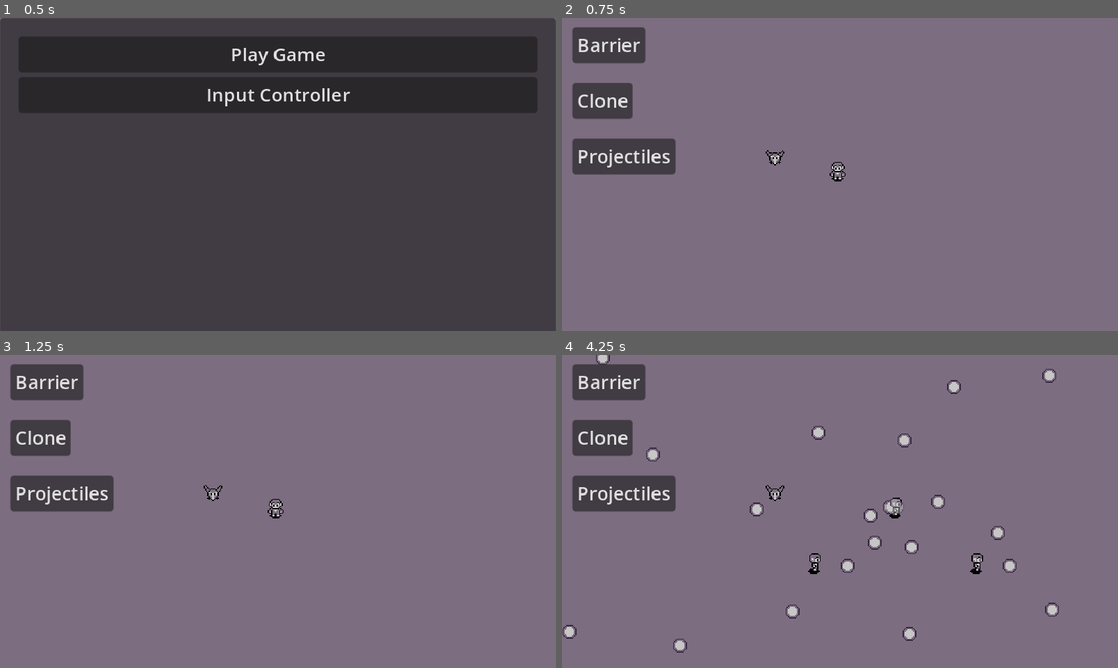
Above: before the commit, frames 1-4 (two rows, left to right).
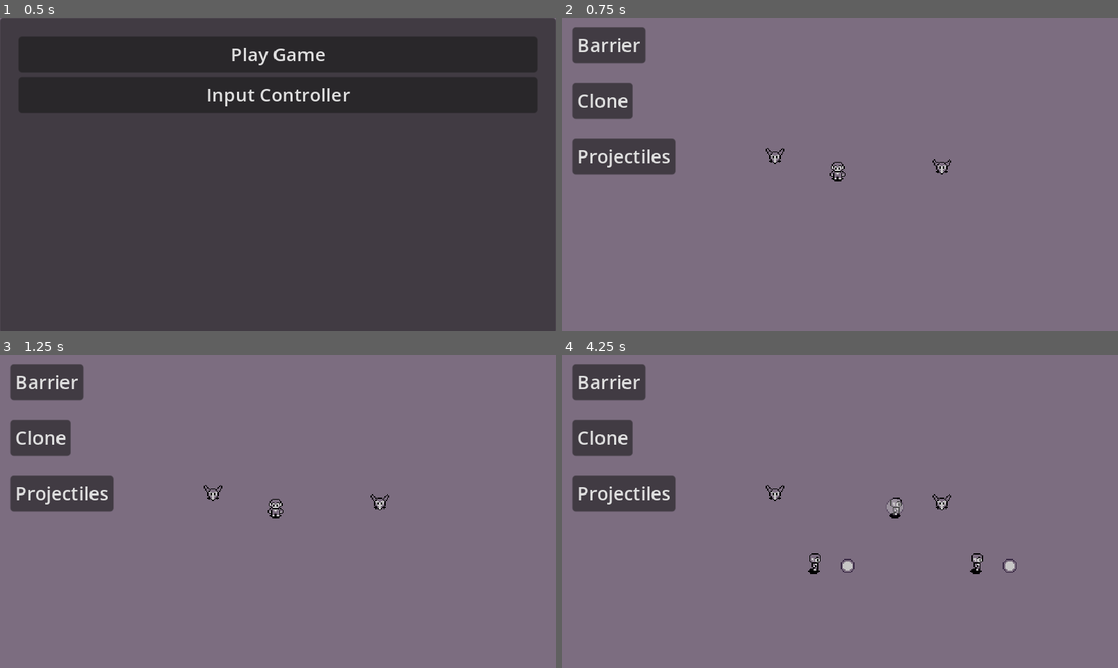
Above: after the commit, the same moments.

Repository: SantiagoBoscan07/Project-Cypher
Game: Godot game, scene res://Scenes/Menu/menu.tscn
Same seed, same stepped clock (60 frames per second), same inputs: the game is played once before the commit and once after it.
Inputs (mouse positions are in pixels of both pictures, inside the frame that each line leads up to):
- Up to frame 1 (0.5 s): no input
- Up to frame 2 (0.75 s): click "Play Game" at 0.5 s
- Up to frame 3 (1.25 s): no input
- Up to frame 4 (4.25 s): click "Barrier" at 1.25 s; click "Clone" at 2 s; click "Projectiles" at 2.75 s; tap Enter at 3.5 s; move the mouse to (962, 495) at 3.52 s; hold Right (moveRight) from 3.53 s (still down); hold Space (shoot) from 3.53 s (still down); click (962, 495) at 3.67 s

Frame 1 is identical in both runs. In frame 2, 0.1% of the frame differs, in the area x 36-70%, y 41-50%; in frame 3, less than 0.1%; in frame 4, 1.2%, in the area x 0-90%, y 0-96%.
Error after the commit: Cannot call method 'start' on a null value. (res://Scenes/Misc/projectileSpawner.tscn::GDScript_owp3k:32)

Commit message:
Initial Setup

Diff:
--- /dev/null
+++ b/project-cypher/Scenes/Enemy/MoveState.gd
@@ -0,0 +1,19 @@
+extends State
+
+# what the enemy is going to do when they enter the state
+func enter():
+	print("Here something will happen when the state is loaded")
+
+# what is happening with the enemy every frame
+func physicsUpdate(_delta):
+	# update the position of the enemy so that it moves towards the player
+	pass
+
+# what the enemy is going to do when they exit the state
+func exit():
+	# make sure that the enemy does not move anymore when it transitions to the shooting state
+	pass
+
+# whenever the move timer runsout, you're transitioning to the shoot state
+func _on_move_timer_timeout():
+	pass # Replace with function body.
--- a/project-cypher/Scenes/Enemy/TankEnemy.tscn
+++ b/project-cypher/Scenes/Enemy/TankEnemy.tscn
@@ -6,6 +6,9 @@
 [ext_resource type="Script" path="res://Scripts/Misc/Health.gd" id="4_rlxb3"]
 [ext_resource type="Script" path="res://Scripts/Misc/FiniteStateMachine.gd" id="5_kwi8c"]
 [ext_resource type="Script" path="res://Scripts/Misc/Hurt.gd" id="5_ylsm5"]
+[ext_resource type="Script" path="res://Scenes/Enemy/MoveState.gd" id="7_j5ssm"]
+[ext_resource type="PackedScene" uid="uid://d3c6m42lou5ci" path="res://Scenes/Misc/projectileSpawner.tscn" id="8_3dd74"]
+[ext_resource type="PackedScene" uid="uid://gbg6ni2haofh" path="res://Scenes/Enemy/EnemyProjectile.tscn" id="9_wnhbw"]
 
 [sub_resource type="Animation" id="Animation_ma72m"]
 length = 0.001
@@ -102,8 +105,25 @@
 health = NodePath("../Health")
 hurtbox = NodePath("../../../Body/Areas/Hurtbox")
 
-[node name="FiniteStateMachine" type="Node" parent="Components"]
+[node name="FiniteStateMachine" type="Node" parent="Components" node_paths=PackedStringArray("initialState")]
 script = ExtResource("5_kwi8c")
+initialState = NodePath("MoveState")
+
+[node name="MoveState" type="Node" parent="Components/FiniteStateMachine"]
+script = ExtResource("7_j5ssm")
+
+[node name="ShootState" type="Node" parent="Components/FiniteStateMachine"]
+
+[node name="Timers" type="Node2D" parent="Components"]
+
+[node name="MoveTimer" type="Timer" parent="Components/Timers"]
+
+[node name="ShootTimer" type="Timer" parent="Components/Timers"]
+
+[node name="Power" type="Node2D" parent="Components"]
+
+[node name="ProjectileSpawner" parent="Components/Power" instance=ExtResource("8_3dd74")]
+bullethell = ExtResource("9_wnhbw")
 
 [node name="Collision" type="CollisionShape2D" parent="."]
 visible = false
@@ -111,3 +131,5 @@
 z_as_relative = false
 position = Vector2(8, 9)
 shape = SubResource("CircleShape2D_4omk4")
+
+[connection signal="timeout" from="Components/Timers/MoveTimer" to="Components/FiniteStateMachine/MoveState" method="_on_move_timer_timeout"]
--- /dev/null
+++ b/project-cypher/Scenes/Misc/projectileSpawner.tscn
@@ -0,0 +1,46 @@
+[gd_scene load_steps=2 format=3 uid="uid://d3c6m42lou5ci"]
+
+[sub_resource type="GDScript" id="GDScript_owp3k"]
+script/source = "extends Node2D
+class_name Spawner
+@export var bullethell: PackedScene
+@export_range(0,2*PI) var alpha: float = 0.0
+@export var bulletspawner: Marker2D
+@export var power_timer: Timer
+@export var durationTimer: Timer
+@export var player: CharacterBody2D
+var canStorm: bool = true
+var theta: float = 0.0
+var speed = 100
+var direction = Vector2.RIGHT
+
+func _ready():
+	Signals.connect(\"startStorm\", timer)
+
+func get_vector(angle):
+	theta = angle + alpha
+	return Vector2(cos(theta), sin(theta))
+
+func start_storm(angle):
+	var bullethell = bullethell.instantiate()
+	bullethell.position = bulletspawner.global_position
+	bullethell.z_index = player.z_index - 1
+	bullethell.direction = get_vector(angle)
+	get_tree().current_scene.call_deferred(\"add_child\", bullethell)
+
+func _on_bullet_storm_duration_timeout():
+	power_timer.stop()
+
+func timer():
+	power_timer.start()
+	durationTimer.start()
+	start_storm(theta)
+
+func _on_bullet_storm_cooldown_timeout():
+	start_storm(theta)
+"
+
+[node name="ProjectileSpawner" type="Node2D"]
+position = Vector2(28, 28)
+script = SubResource("GDScript_owp3k")
+alpha = 1.0
--- a/project-cypher/Scenes/Player/player.tscn
+++ b/project-cypher/Scenes/Player/player.tscn
@@ -19,6 +19,7 @@
 [ext_resource type="Script" path="res://Scripts/Misc/Health.gd" id="13_u21dx"]
 [ext_resource type="Script" path="res://Scripts/Player/Barrier.gd" id="15_4i3y8"]
 [ext_resource type="Script" path="res://Scripts/Misc/Hurt.gd" id="16_4kicl"]
+[ext_resource type="PackedScene" uid="uid://d3c6m42lou5ci" path="res://Scenes/Misc/projectileSpawner.tscn" id="18_je4cl"]
 [ext_resource type="Script" path="res://Scripts/Player/Clone.gd" id="18_oe3cd"]
 
 [sub_resource type="AnimationNodeAnimation" id="AnimationNodeAnimation_tr412"]
@@ -177,46 +178,6 @@
 anim_speed_min = 1.0
 anim_speed_max = 1.0
 
-[sub_resource type="GDScript" id="GDScript_owp3k"]
-script/source = "extends Node2D
-class_name Spawner
-@export var bullethell: PackedScene
-@export_range(0,2*PI) var alpha: float = 0.0
-@export var bulletspawner: Marker2D
-@export var power_timer: Timer
-@export var durationTimer: Timer
-@export var player: CharacterBody2D
-var canStorm: bool = true
-var theta: float = 0.0
-var speed = 100
-var direction = Vector2.RIGHT
-
-func _ready():
-	Signals.connect(\"startStorm\", timer)
-
-func get_vector(angle):
-	theta = angle + alpha
-	return Vector2(cos(theta), sin(theta))
-
-func start_storm(angle):
-	var bullethell = bullethell.instantiate()
-	bullethell.position = bulletspawner.global_position
-	bullethell.z_index = player.z_index - 1
-	bullethell.direction = get_vector(angle)
-	get_tree().current_scene.call_deferred(\"add_child\", bullethell)
-
-func _on_bullet_storm_duration_timeout():
-	power_timer.stop()
-
-func timer():
-	power_timer.start()
-	durationTimer.start()
-	start_storm(theta)
-
-func _on_bullet_storm_cooldown_timeout():
-	start_storm(theta)
-"
-
 [node name="Player" type="CharacterBody2D" node_paths=PackedStringArray("health")]
 z_as_relative = false
 script = ExtResource("1_205wi")
@@ -232,7 +193,6 @@
 texture = ExtResource("1_gaql2")
 hframes = 4
 vframes = 8
-frame = 8
 
 [node name="Shadow" type="Sprite2D" parent="Body/Sprites"]
 z_index = -2
@@ -360,15 +320,8 @@
 Hurtbox = NodePath("../../../Body/Areas/Hurtbox")
 sprite = NodePath("../../../Body/Sprites/Barrier")
 
-[node name="ProjectileSpawner" type="Node2D" parent="Components/Power-Ups" node_paths=PackedStringArray("bulletspawner", "power_timer", "durationTimer", "player")]
-position = Vector2(28, 28)
-script = SubResource("GDScript_owp3k")
+[node name="ProjectileSpawner" parent="Components/Power-Ups" instance=ExtResource("18_je4cl")]
 bullethell = ExtResource("2_jk383")
-alpha = 1.0
-bulletspawner = NodePath("../../../Body/Markers/ShootingPosition")
-power_timer = NodePath("../../../Timer/BulletStormCooldown")
-durationTimer = NodePath("../../../Timer/BulletStormDuration")
-player = NodePath("../../..")
 
 [node name="Clones" type="Node2D" parent="Components/Power-Ups" node_paths=PackedStringArray("cloneTimer", "clone1Marker", "clone2Marker")]
 position = Vector2(1, 0)
@@ -435,7 +388,5 @@
 [connection signal="timeout" from="Timer/DashCooldown" to="Components/Moveset/Dash" method="_on_dash_cooldown_timeout"]
 [connection signal="timeout" from="Timer/DashDuration" to="Components/Moveset/Dash" method="_on_dash_duration_timeout"]
 [connection signal="timeout" from="Timer/ProjectileSpeed" to="." method="_on_projectile_speed_timeout"]
-[connection signal="timeout" from="Timer/BulletStormCooldown" to="Components/Power-Ups/ProjectileSpawner" method="_on_bullet_storm_cooldown_timeout"]
-[connection signal="timeout" from="Timer/BulletStormDuration" to="Components/Power-Ups/ProjectileSpawner" method="_on_bullet_storm_duration_timeout"]
 [connection signal="timeout" from="Timer/BarrierTimer" to="Components/Power-Ups/Barrier" method="_on_barrier_timer_timeout"]
 [connection signal="timeout" from="Timer/CloneTimer" to="Components/Power-Ups/Clones" method="_on_clone_timer_timeout"]
--- a/project-cypher/Scenes/Test/test.tscn
+++ b/project-cypher/Scenes/Test/test.tscn
@@ -1,8 +1,9 @@
-[gd_scene load_steps=4 format=3 uid="uid://b2itxdgu752kd"]
+[gd_scene load_steps=5 format=3 uid="uid://b2itxdgu752kd"]
 
 [ext_resource type="PackedScene" uid="uid://cls6xfv5lmsj6" path="res://Scenes/Player/player.tscn" id="1_bn2ie"]
 [ext_resource type="Script" path="res://Scripts/Debug/PowerUpTest.gd" id="2_8j84a"]
 [ext_resource type="PackedScene" uid="uid://hv8sfmxy5753" path="res://Scenes/Enemy/MovingEnemy.tscn" id="3_fiu32"]
+[ext_resource type="PackedScene" uid="uid://oyc4n17nij6i" path="res://Scenes/Enemy/TankEnemy.tscn" id="4_co40g"]
 
 [node name="Test" type="Node2D"]
 
@@ -45,7 +46,11 @@
 text = "Projectiles"
 
 [node name="FlyingEnemy" parent="." instance=ExtResource("3_fiu32")]
+process_mode = 4
 position = Vector2(176, 112)
+
+[node name="TankEnemy" parent="." instance=ExtResource("4_co40g")]
+position = Vector2(320, 120)
 
 [connection signal="pressed" from="Power-Ups Test/Barrier" to="Power-Ups Test" method="_on_barrier_pressed"]
 [connection signal="pressed" from="Power-Ups Test/Clone" to="Power-Ups Test" method="_on_clone_pressed"]
Not shown: 1 places in project-cypher/Scenes/Enemy/TankEnemy.tscn that only renumber resources
